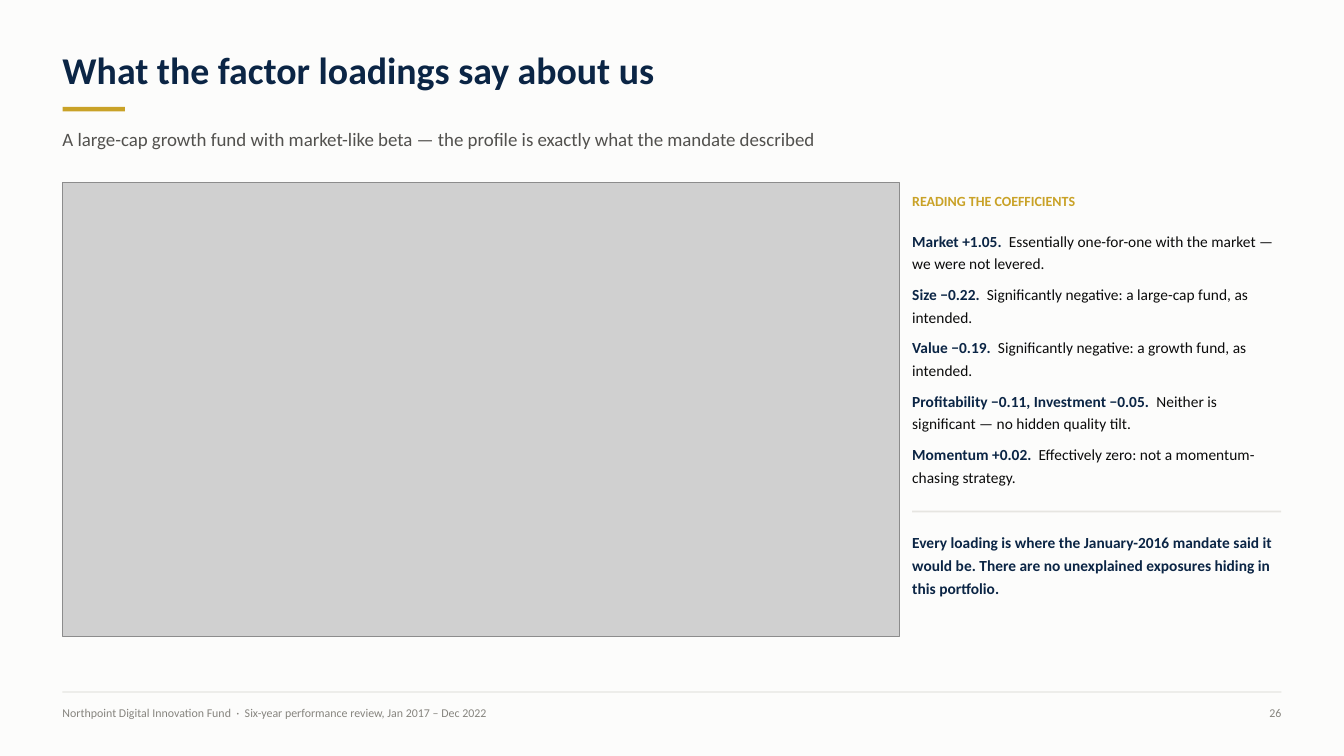
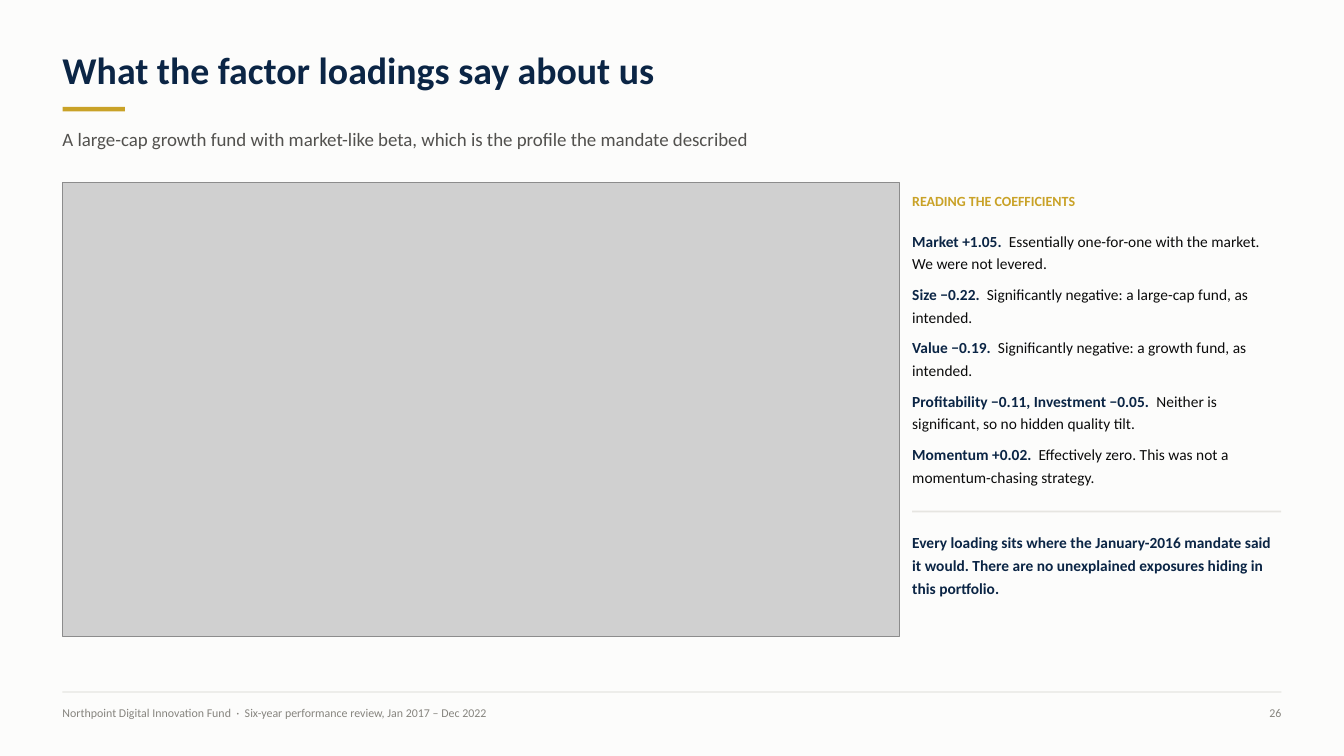
Before and after one commit to sleepdiff-web/CLAUDE, a slide deck: slide 26 of finc13303-portfolio-performance/deliverables/FINC13303_Ass2_PortfolioPerformance_14053836_OConnor.pptx. Drawn at 1344x756 pixels with LibreOffice and Linux fonts; fonts in the diff are those of the drawing; grey boxes stand for pictures. Boxes give left, top, right and bottom in pixels: in the first picture for what was removed or moved away, otherwise in the second. Text is boxed around its words. In the diff, an @@ line names an element or a change of style, - is before the commit and + after.

```diff
--- a/finc13303-portfolio-performance/deliverables/FINC13303_Ass2_PortfolioPerformance_14053836_OConnor.pptx
+++ b/finc13303-portfolio-performance/deliverables/FINC13303_Ass2_PortfolioPerformance_14053836_OConnor.pptx
@@ text at [62,133,748,149]: text changed @@
-A large-cap growth fund with market-like beta — the profile is exactly what the mandate described
+A large-cap growth fund with market-like beta, which is the profile the mandate described
@@ text at [912,236,1259,269]: text changed @@
-Market +1.05. Essentially one-for-one with the market — we were not levered.
+Market +1.05. Essentially one-for-one with the market. We were not levered.
@@ text at [912,396,1217,432]: text changed @@
-Profitability −0.11, Investment −0.05. Neither is significant — no hidden quality tilt.
+Profitability −0.11, Investment −0.05. Neither is significant, so no hidden quality tilt.
@@ text at [912,449,1228,486]: text changed @@
-Momentum +0.02. Effectively zero: not a momentum-chasing strategy.
+Momentum +0.02. Effectively zero. This was not a momentum-chasing strategy.
@@ text at [912,537,1271,597]: text changed @@
-Every loading is where the January-2016 mandate said it would be. There are no unexplained exposures hiding in this portfolio.
+Every loading sits where the January-2016 mandate said it would. There are no unexplained exposures hiding in this portfolio.
```
Also in this commit, not shown: 23 other slides changed, 15 other files.
